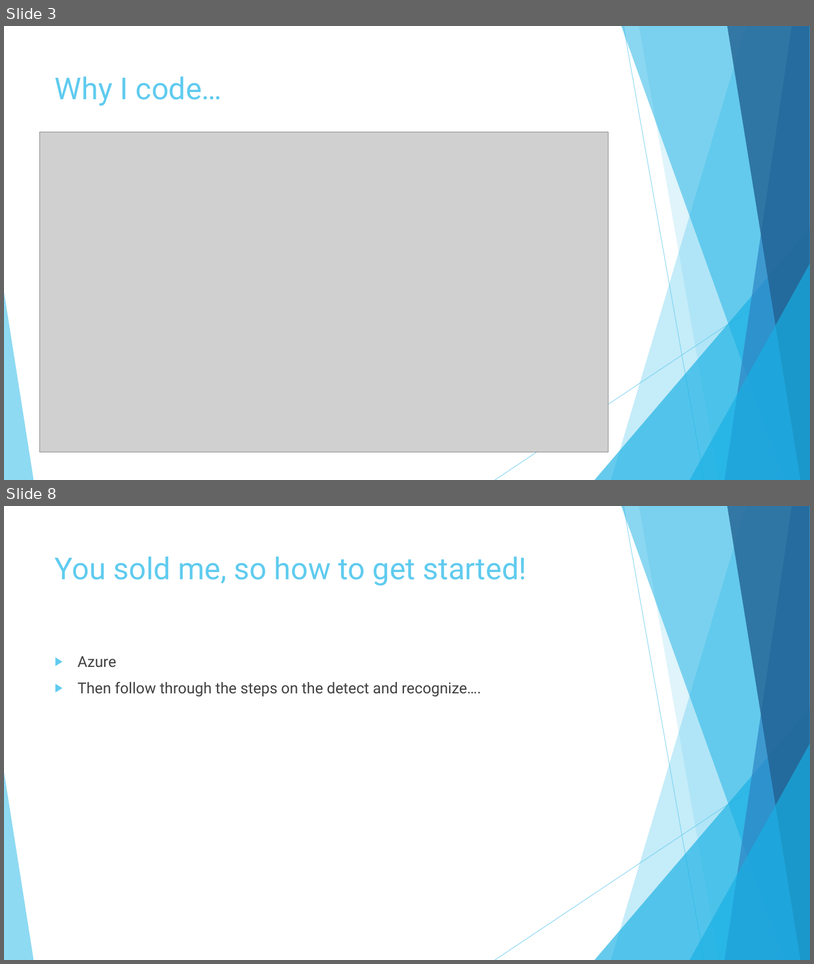
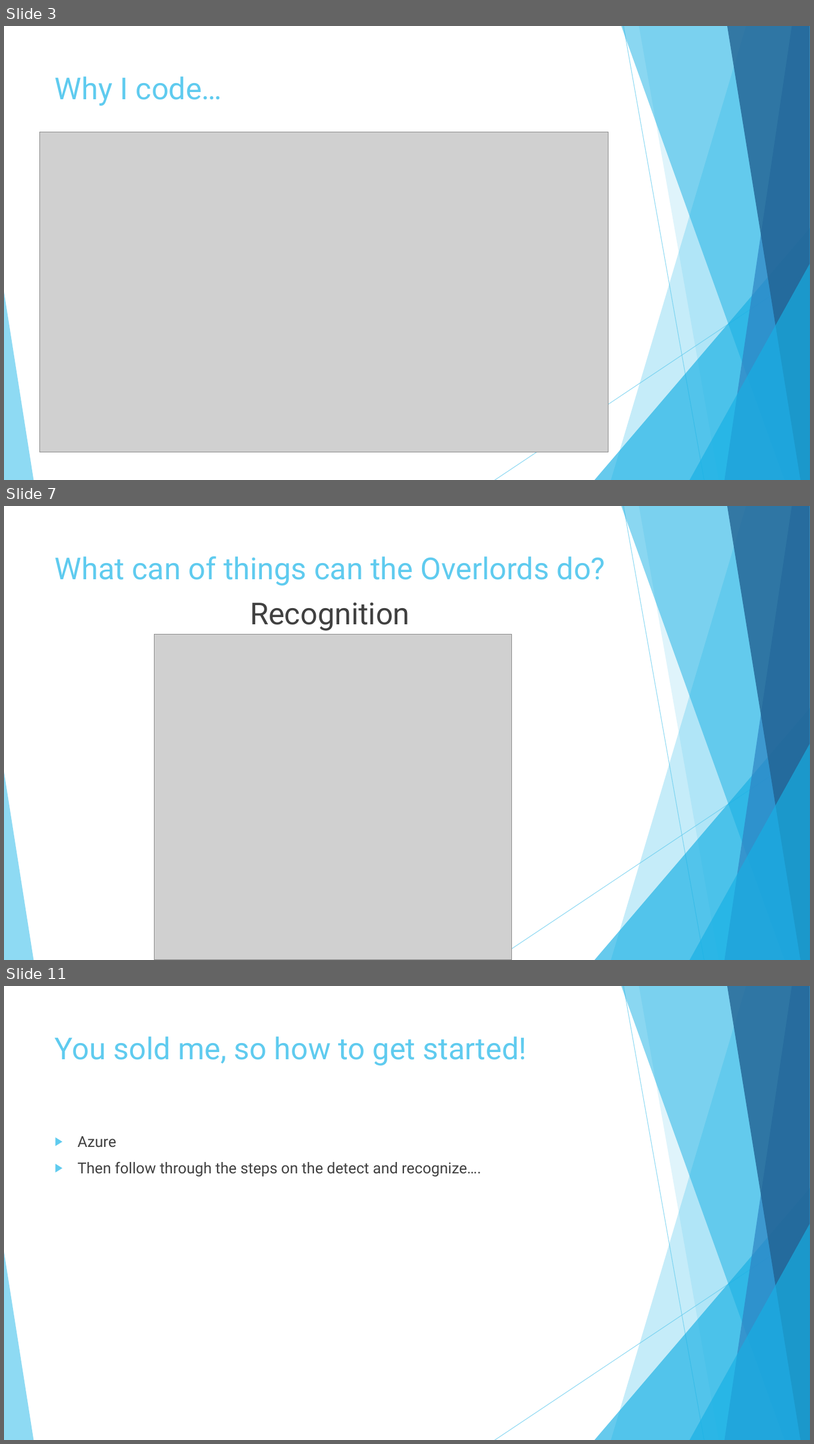
Before and after one commit to pulcher/Robot-Overlord-TV, a slide deck: roltv.pptx. Shown one above the other, each under a label of ours: slides 3 and 8 before the commit, slides 3, 7 and 11 after it; the slides between them are not shown. The pictures are 814x964 and 814x1444 pixels, drawn with LibreOffice and Linux fonts; fonts in the diff are those of the drawing; grey boxes stand for pictures. Boxes give left, top, right and bottom in pixels: in the first picture for what was removed or moved away, otherwise in the second. Text is boxed around its words. In the diff, an @@ line names an element or a change of style, - is before the commit and + after.

```diff
--- a/roltv.pptx
+++ b/roltv.pptx
@@ slide 7 added at [4, 506, 810, 960], background #FFFFFF; not listed: 10 template elements that a slide beside it also shows @@
@@ title added at [55, 556, 606, 586], 36 pt, text #5FCBEF @@
+What can of things can the Overlords do?
@@ text added at [250, 602, 410, 631], 36 pt, text #404040 @@
+Recognition
@@ picture added at [155, 634, 512, 960] @@
@@ what was slide 8 is now slide 11 @@
```
Also in this commit, not shown: 4 slides changed, 4 other slides added, 2 slides removed.
